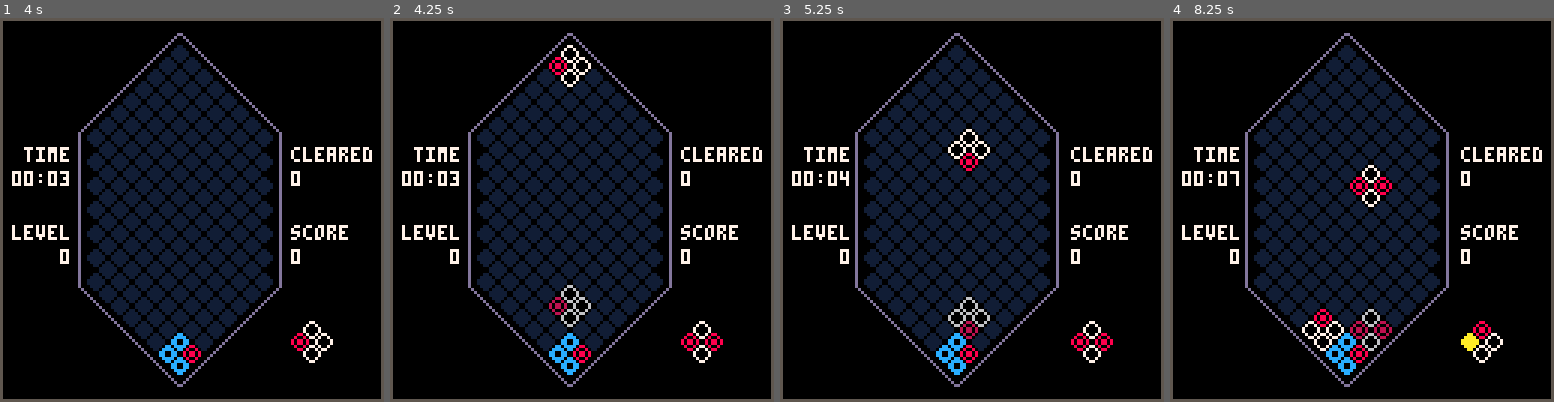
Above: before the commit, frames 1-4 (left to right).
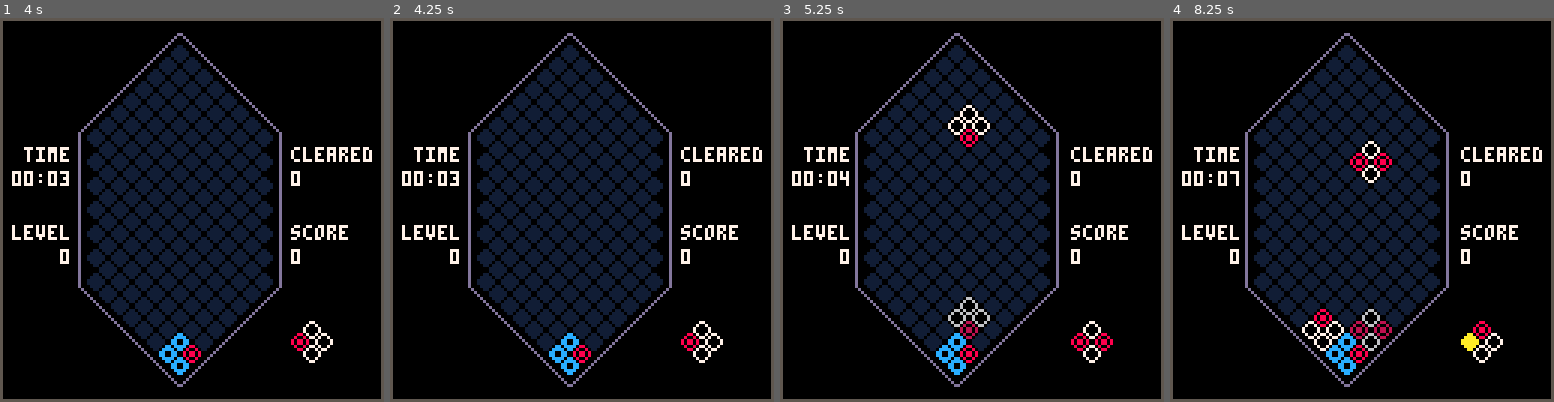
Above: after the commit, the same moments.

Repository: andrewedstrom/picolumia
Game: PICO-8 cartridge picolumia.p8
Two runs of this game, one before a commit and one after it. Both use one fixed random seed, a clock stepped at 60 frames per second and the inputs below.
Inputs:
- Up to frame 1 (4 s): tap X (X key) at 0.33, 1.07, 1.85, 2.97 s; tap O (Z key) at 0.7, 1.7, 2.1, 2.5, 2.9, 3.3, 3.7 s; hold Right 1.6-2.1 s; hold Right 2.47-3.03 s; hold Left 3.08-3.58 s; hold Down 3.63-3.97 s
- Up to frame 2 (4.25 s): hold Right from 4.02 s (still down); tap X (X key) at 4.08 s; tap O (Z key) at 4.1 s
- Up to frame 3 (5.25 s): tap O (Z key) at 4.5, 4.9 s; release Right at 4.68 s; hold Left from 5.08 s (still down); tap X (X key) at 5.2 s
- Up to frame 4 (8.25 s): tap O (Z key) every 0.4 s from 5.3 to 8.1 s; release Left at 5.68 s; hold Down 5.73-6.03 s; hold Right 6.08-6.58 s; tap X (X key) at 6.32, 7.43 s; hold Right 6.63-7.13 s; hold Right 7.5-8.07 s; hold Left from 8.12 s (still down)

Frame 1 is identical in both runs. In frame 2, 1.3% of the frame differs, in the area x 41-87%, y 7-87%; in frame 3, 1.0%; in frame 4, 0.9%.

Commit message:
add drop sound

Diff:
--- a/picolumia.p8
+++ b/picolumia.p8
@@ -583,7 +583,10 @@
     hard_dropping=false
     combo_size = 0
     y_shift-=shimmy_coefficient/2
+    sfx(11)
+
     blocks_clearing=cocreate(function()
+        yield_n_times(3)
         let_pieces_settle()
 
         yield_n_times(3)
Not shown, changed: the sound effects (__sfx__) section of picolumia.p8
